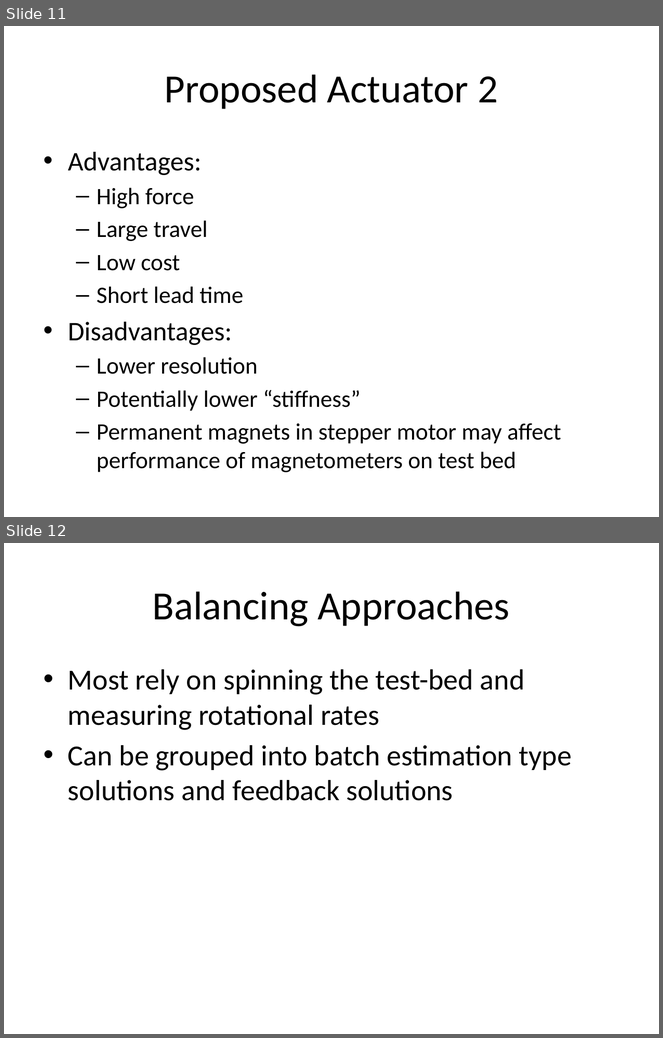
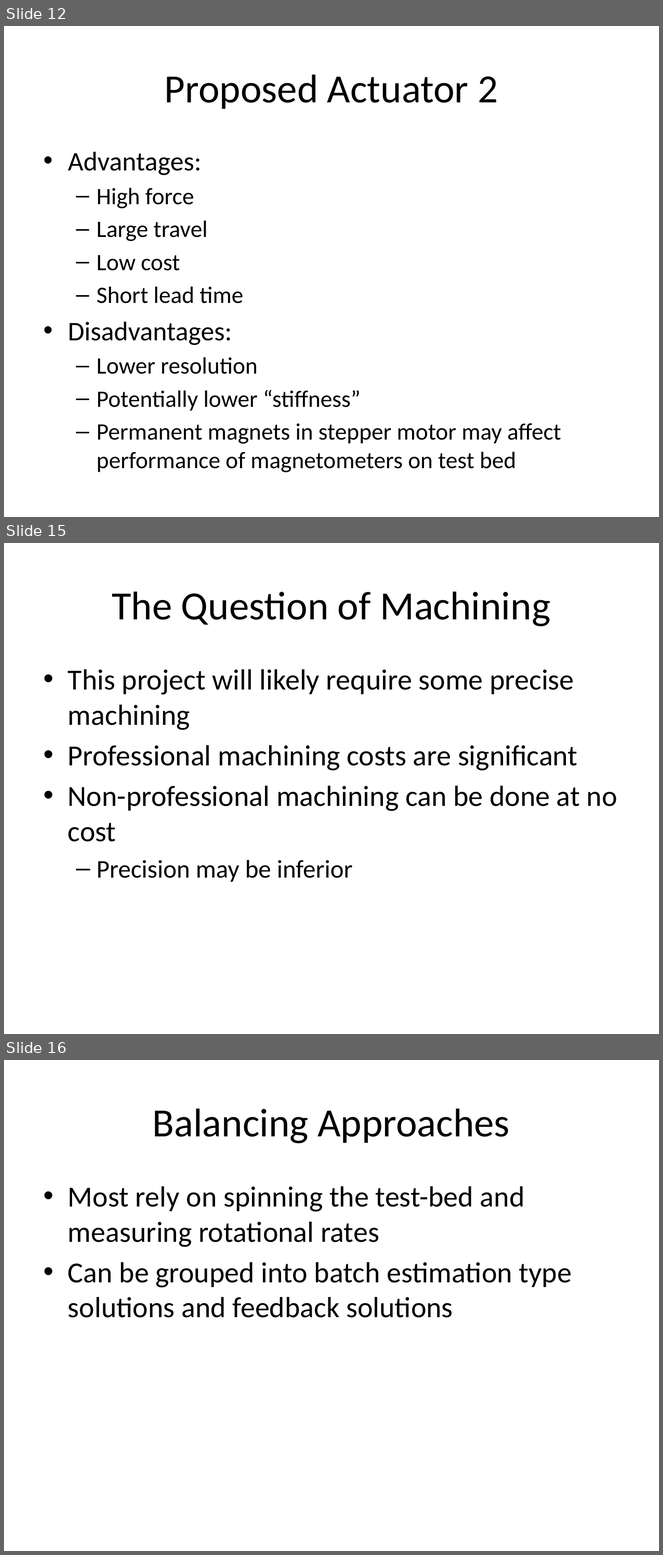
Before and after one commit to drivkin/Autobalance, a slide deck: presentations/balancer pres 2.pptx. Shown one above the other, each under a label of ours: slides 11 and 12 before the commit, slides 12, 15 and 16 after it; the slides between them are not shown. The pictures are 663x1038 and 663x1555 pixels, drawn with LibreOffice and Linux fonts; fonts in the diff are those of the drawing. Boxes give left, top, right and bottom in pixels: in the first picture for what was removed or moved away, otherwise in the second. Text is boxed around its words. In the diff, an @@ line names an element or a change of style, - is before the commit and + after.

```diff
--- a/presentations/balancer pres 2.pptx
+++ b/presentations/balancer pres 2.pptx
@@ slide 15 added at box(4, 543, 659, 1034), background #FFFFFF @@
@@ title added at box(112, 591, 551, 627), 44 pt, text #000000 @@
+The Question of Machining
@@ text added at box(68, 669, 618, 882), 32 pt, text #000000 @@
+• This project will likely require some precise machining
+• Professional machining costs are significant
+• Non-professional machining can be done at no cost
+  – Precision may be inferior
@@ what was slide 11 is now slide 12 @@
@@ what was slide 12 is now slide 16 @@
```
Also in this commit, not shown: 2 slides changed, 2 other slides added, 4 other files.
